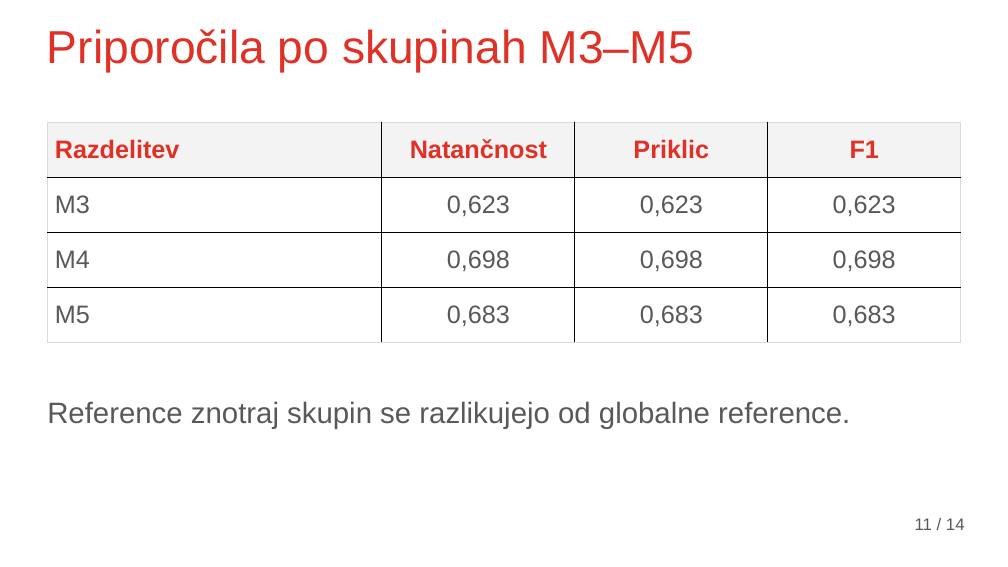
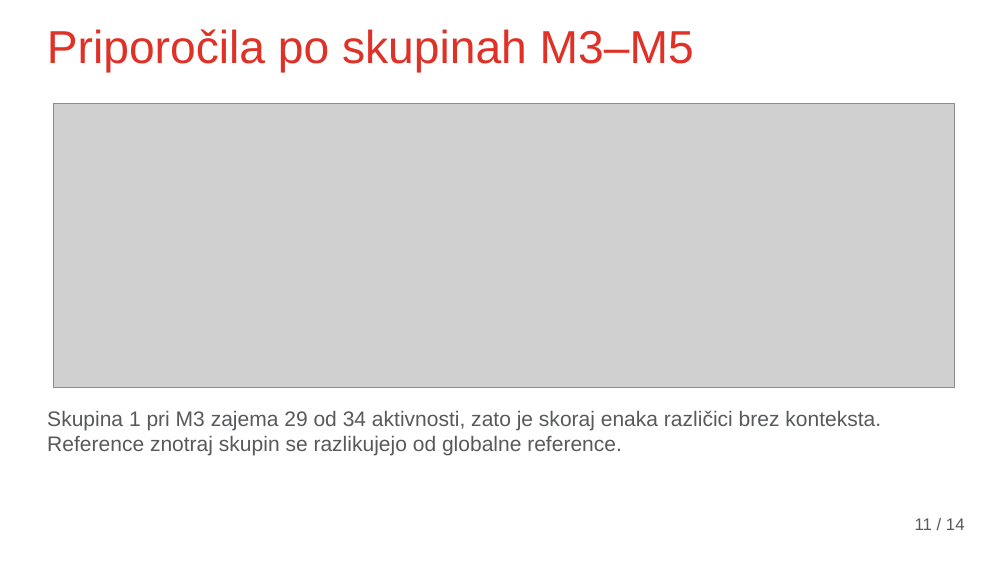
Before and after one commit to leskovecg/masters-thesis-recommender-system, a slide deck: slide 11 of presentation/Zagovor_Gasper_Leskovec.pptx. Drawn at 1008x567 pixels with LibreOffice and Linux fonts; fonts in the diff are those of the drawing; grey boxes stand for pictures; background and template pictures are left out. Boxes give left, top, right and bottom in pixels: in the first picture for what was removed or moved away, otherwise in the second. Text is boxed around its words. In the diff, an @@ line names an element or a change of style, - is before the commit and + after.

```diff
--- a/presentation/Zagovor_Gasper_Leskovec.pptx
+++ b/presentation/Zagovor_Gasper_Leskovec.pptx
@@ picture added at (54, 104, 955, 388) @@
@@ table removed at (47, 122, 960, 343), 4 rows, 4 columns @@
-Razdelitev | Natančnost | Priklic | F1
-M3 | 0,623 | 0,623 | 0,623
-M4 | 0,698 | 0,698 | 0,698
-M5 | 0,683 | 0,683 | 0,683
@@ text at (47, 410, 881, 430): paragraph added @@
+Skupina 1 pri M3 zajema 29 od 34 aktivnosti, zato je skoraj enaka različici brez konteksta.
@@ text "Skupina 1 pri M3 zajema ...": place and size @@
-text "Skupina 1 pri M3 zajema ..." at (47, 401, 850, 429)
+text "Skupina 1 pri M3 zajema ..." at (47, 410, 881, 455)
@@ text at (47, 436, 622, 455): size 28 to 20 pt in "Reference znotraj skupin se razlikujejo od globalne ..." @@
```
Also in this commit, not shown: 7 other slides changed.
